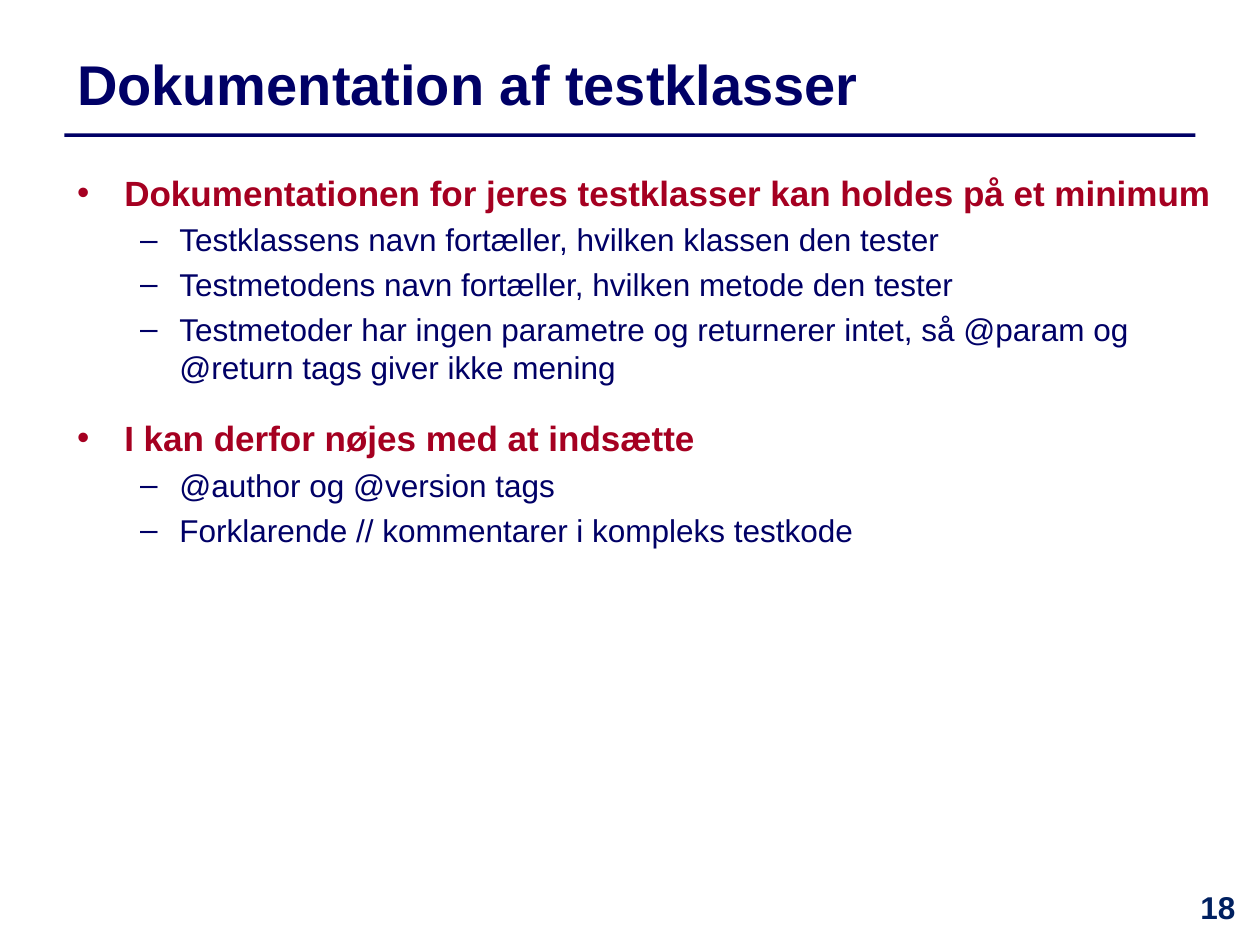
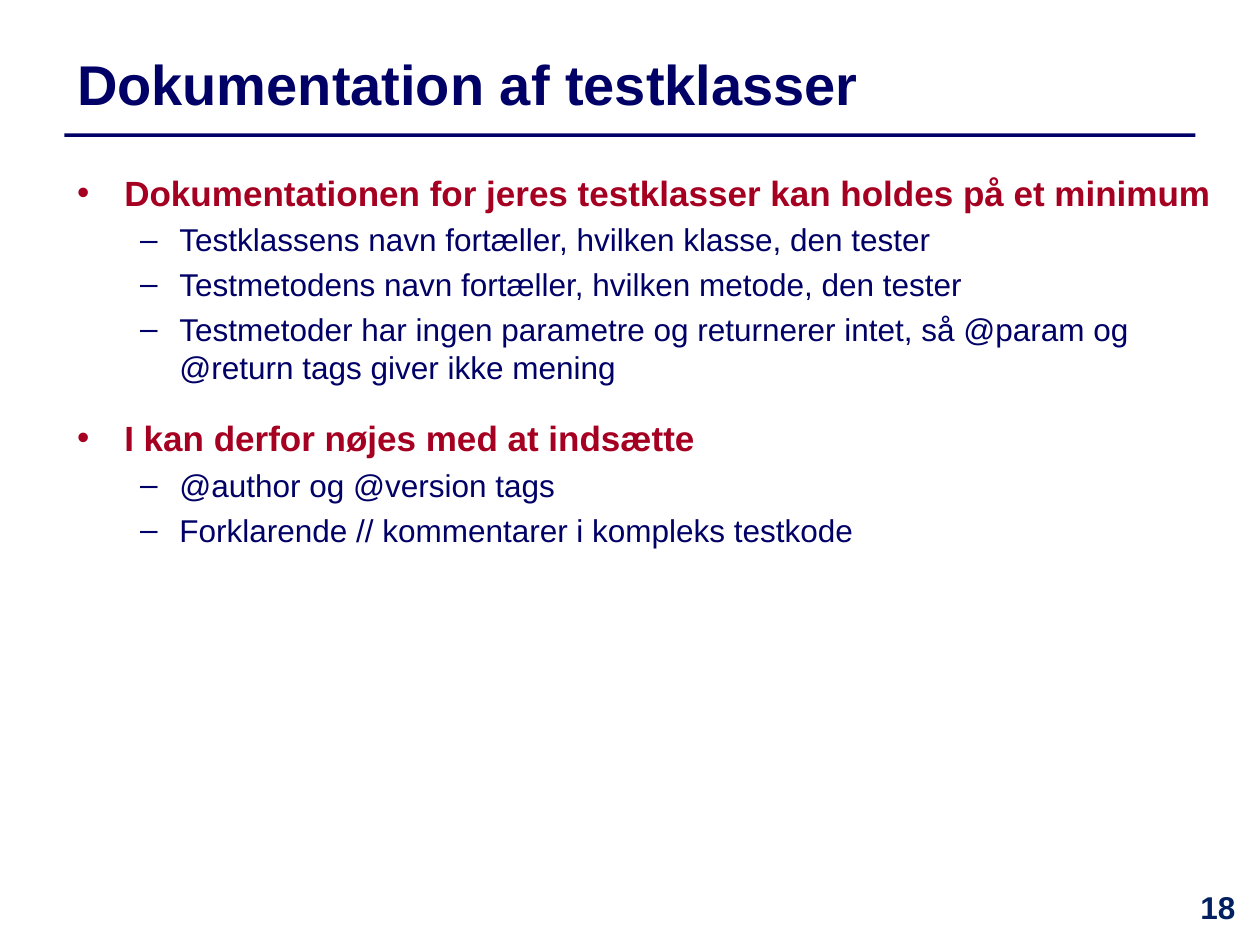
Before and after one commit to IntProgAU/Materiale, a slide deck: slide 18 of web/e21/uge_10/Slides-Uge10.pptx. Drawn at 1260x945 pixels with LibreOffice and Linux fonts; fonts in the diff are those of the drawing. Boxes give left, top, right and bottom in pixels: in the first picture for what was removed or moved away, otherwise in the second. Text is boxed around its words. In the diff, an @@ line names an element or a change of style, - is before the commit and + after.

```diff
--- a/web/e21/uge_10/Slides-Uge10.pptx
+++ b/web/e21/uge_10/Slides-Uge10.pptx
@@ text at bbox=[179, 228, 962, 300]: text changed @@
-  – Testklassens navn fortæller, hvilken klassen den tester
-  – Testmetodens navn fortæller, hvilken metode den tester
+  – Testklassens navn fortæller, hvilken klasse, den tester
+  – Testmetodens navn fortæller, hvilken metode, den tester
```
Also in this commit, not shown: 11 other slides changed, 1 other file.
